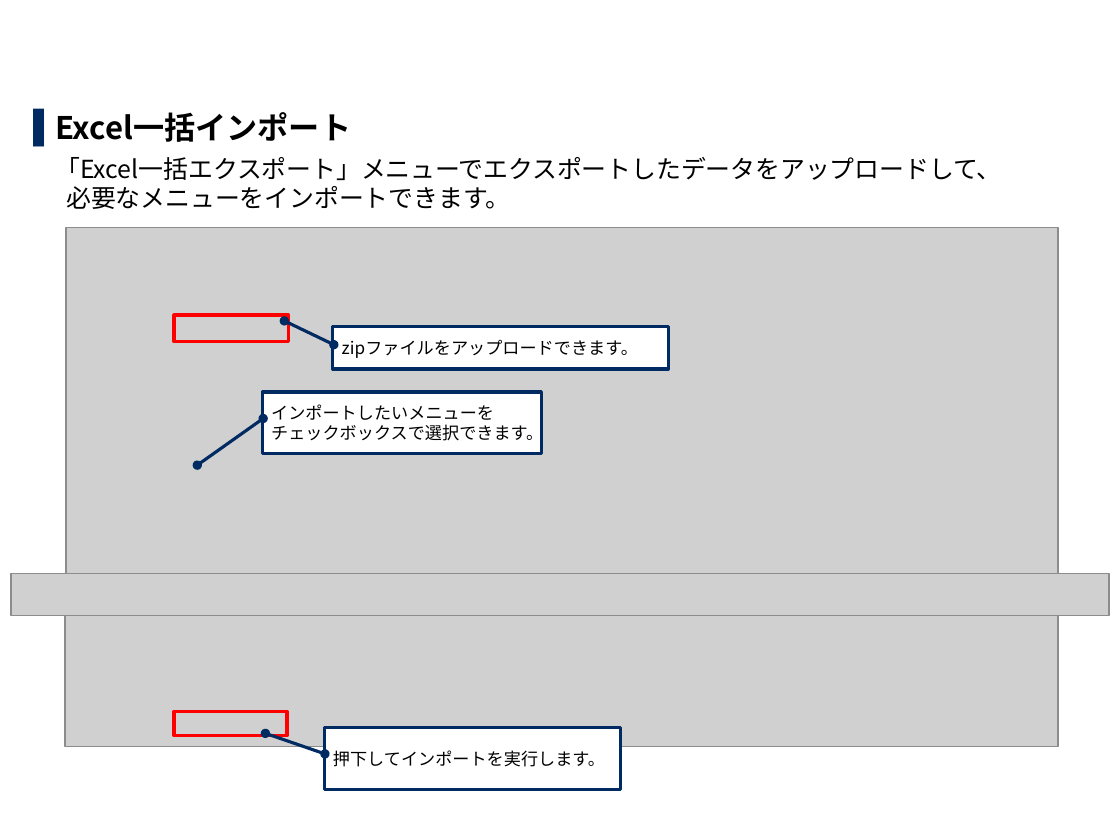
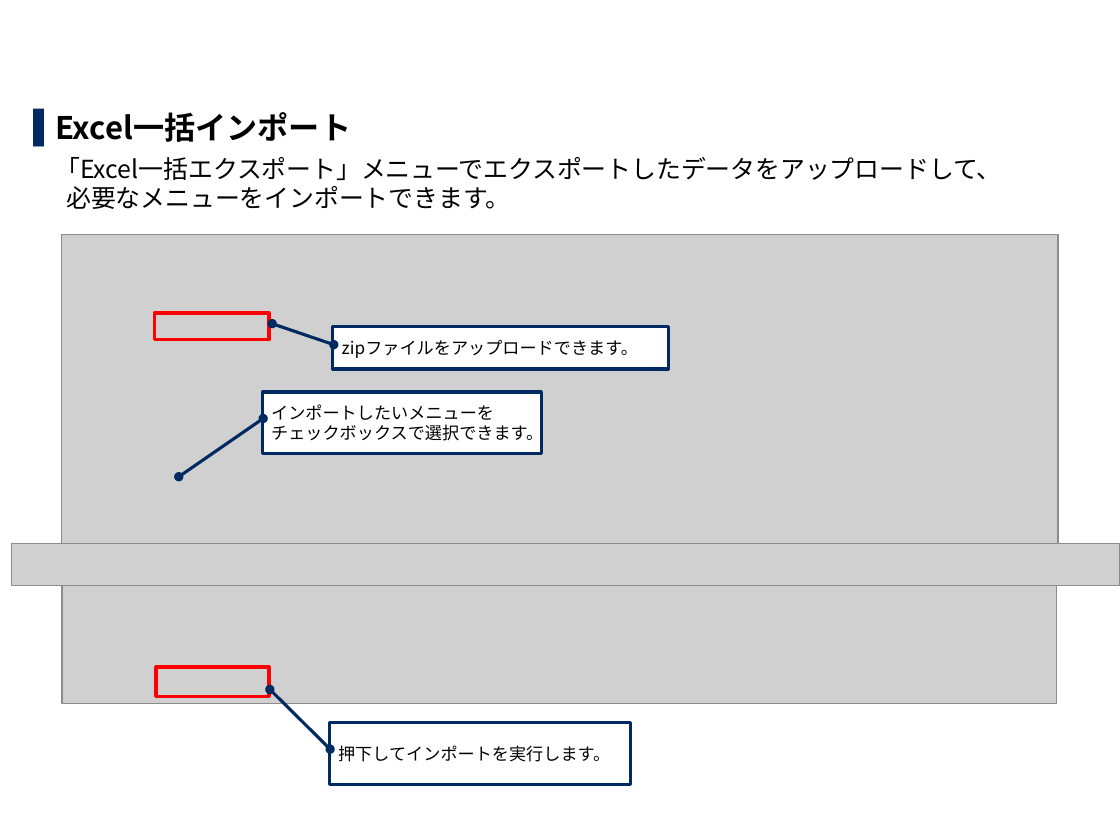
Before and after one commit to exastro-suite/it-automation-docs, a slide deck: slide 20 of asset/Learn_ja/ITA-export-import_classroom_lecture.pptx (slide 17 before the commit). Drawn at 1120x840 pixels with LibreOffice and Linux fonts; fonts in the diff are those of the drawing; grey boxes stand for pictures; background and template pictures are left out. Boxes give left, top, right and bottom in pixels: in the first picture for what was removed or moved away, otherwise in the second. Text is boxed around its words. In the diff, an @@ line names an element or a change of style, - is before the commit and + after.

```diff
--- a/asset/Learn_ja/ITA-export-import_classroom_lecture.pptx
+++ b/asset/Learn_ja/ITA-export-import_classroom_lecture.pptx
@@ picture: place and size @@
-picture at (66, 227, 1058, 594)
+picture at (62, 234, 1058, 543)
@@ rectangle: place and size @@
-rectangle at (174, 315, 288, 342)
+rectangle at (155, 314, 269, 340)
@@ picture: place and size @@
-picture at (11, 573, 1109, 615)
+picture at (11, 543, 1120, 585)
@@ picture added at (62, 567, 1056, 704) @@
@@ picture removed at (65, 616, 1058, 747) @@
@@ rectangle: place and size @@
-rectangle at (174, 711, 287, 735)
+rectangle at (156, 668, 269, 697)
@@ border callout "押下してインポートを実行します。": place and size @@
-border callout "押下してインポートを実行します。" at (324, 727, 620, 788)
+border callout "押下してインポートを実行します。" at (329, 722, 631, 784)
@@ border callout "押下してインポートを実行します。" at (329, 722, 631, 784): proportions changed @@
```
Also in this commit, not shown: 13 other slides changed, 3 slides added, 1 other file.
